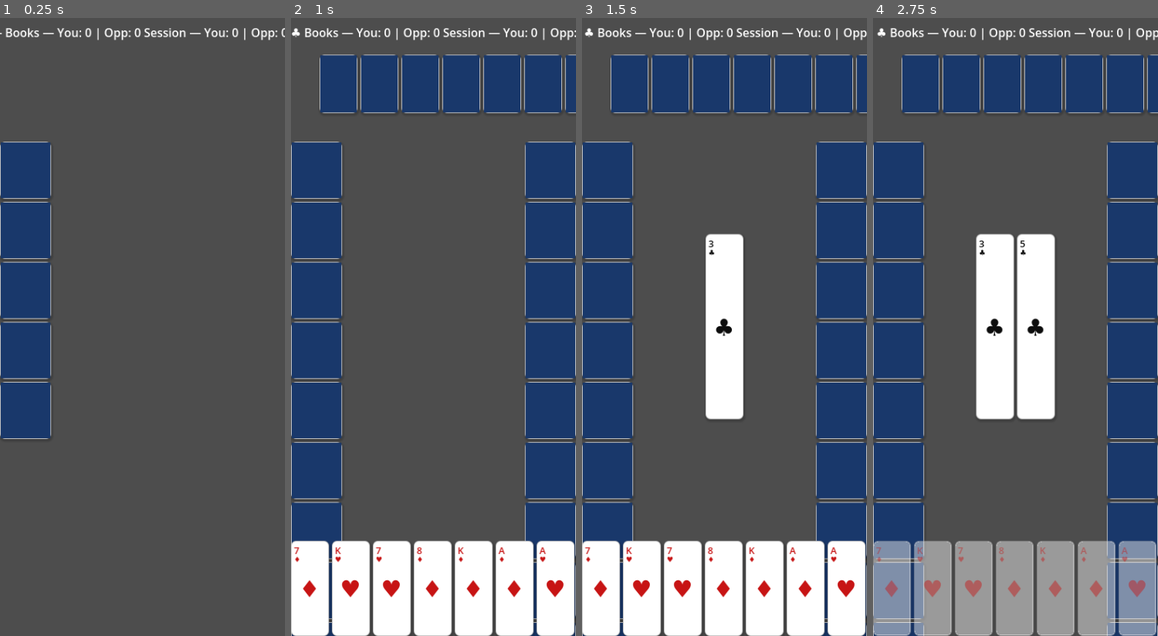
Above: before the commit, frames 1-4 (left to right).
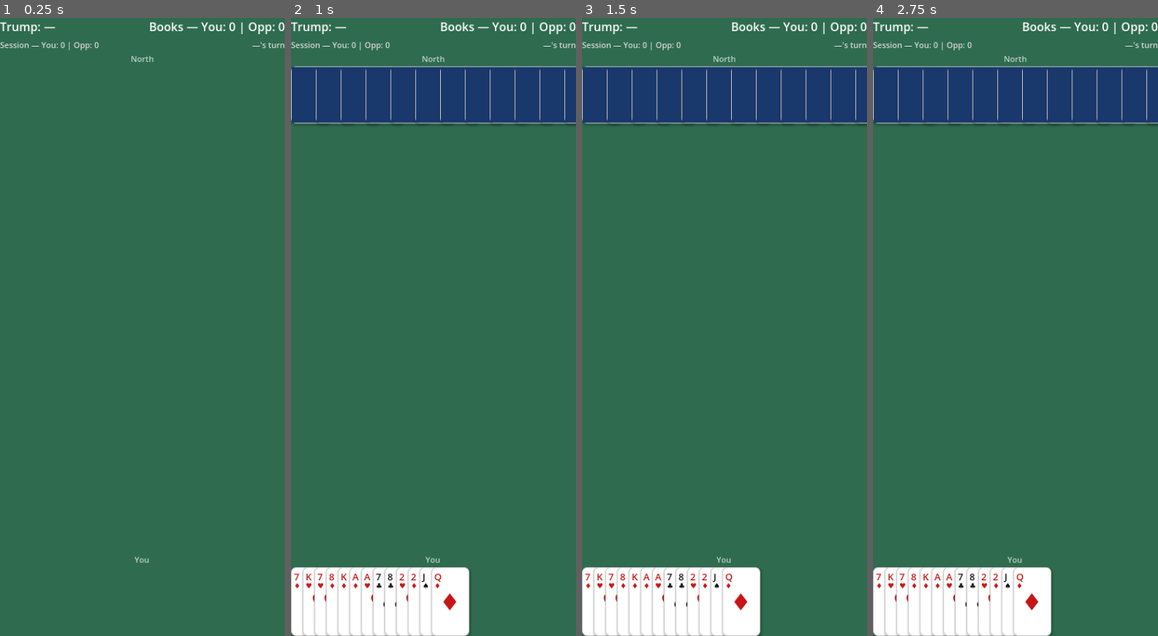
Above: after the commit, the same moments.

Repository: randyramsaywack/trump-mobile-card-game
Game: Godot game, scene res://scenes/game_table.tscn
Same seed, same stepped clock (60 frames per second), same inputs: the game is played once before the commit and once after it. The project has no main scene, so this scene is started directly.
Inputs (mouse positions are in pixels of both pictures, inside the frame that each line leads up to):
- Up to frame 1 (0.25 s): no input
- Up to frame 2 (1 s): tap Enter at 0.5 s; move the mouse to (316, 172) at 0.52 s; click (316, 172) at 0.67 s
- Up to frame 3 (1.5 s): tap Space at 1.25 s; move the mouse to (630, 85) at 1.27 s; click (630, 85) at 1.42 s
- Up to frame 4 (2.75 s): tap Enter at 2 s; move the mouse to (961, 85) at 2.02 s; click (961, 85) at 2.17 s

The runs differ from the first frame. In frame 1, 100% of the frame differs, in the area x 0-100%, y 0-100%; in frame 2, 89%; in frame 3, 89%; in frame 4, 94%.
Error after the commit: Attempt to call function 'get_children' in base 'null instance' on a null instance. (res://scripts/ui/game_table_ui.gd:156)

Commit message:
feat: rewrite game_table scene — 2-row HUD, fan hands, compass trick area
Co-Authored-By: Claude Sonnet 4.6 <noreply@anthropic.com>

Diff:
--- a/scenes/game_table.tscn
+++ b/scenes/game_table.tscn
@@ -8,72 +8,164 @@
 anchor_right = 1.0
 anchor_bottom = 1.0
 
-[node name="HUD" type="HBoxContainer" parent="."]
-anchors_preset = -1
+[node name="Background" type="ColorRect" parent="."]
+anchors_preset = 15
+anchor_right = 1.0
+anchor_bottom = 1.0
+color = Color(0.18, 0.42, 0.31, 1)
+
+[node name="HUD" type="VBoxContainer" parent="."]
 anchor_left = 0.0
 anchor_top = 0.0
 anchor_right = 1.0
-offset_bottom = 40.0
-grow_horizontal = 2
+anchor_bottom = 0.0
+offset_bottom = 48.0
 grow_vertical = 1
 
-[node name="TrumpLabel" type="Label" parent="HUD"]
+[node name="HUDRow1" type="HBoxContainer" parent="HUD"]
+layout_mode = 2
+size_flags_vertical = 3
+
+[node name="TrumpLabel" type="Label" parent="HUD/HUDRow1"]
 layout_mode = 2
 size_flags_horizontal = 3
 text = "Trump: —"
+theme_override_colors/font_color = Color(1, 1, 1, 1)
 
-[node name="BooksLabel" type="Label" parent="HUD"]
+[node name="BooksLabel" type="Label" parent="HUD/HUDRow1"]
 layout_mode = 2
 size_flags_horizontal = 3
 text = "Books — You: 0 | Opp: 0"
+horizontal_alignment = 2
+theme_override_colors/font_color = Color(1, 1, 1, 1)
 
-[node name="SessionLabel" type="Label" parent="HUD"]
+[node name="HUDRow2" type="HBoxContainer" parent="HUD"]
+layout_mode = 2
+size_flags_vertical = 3
+
+[node name="SessionLabel" type="Label" parent="HUD/HUDRow2"]
 layout_mode = 2
 size_flags_horizontal = 3
 text = "Session — You: 0 | Opp: 0"
+theme_override_colors/font_color = Color(0.85, 0.85, 0.85, 1)
+theme_override_font_sizes/font_size = 11
 
-[node name="TurnLabel" type="Label" parent="HUD"]
+[node name="TurnLabel" type="Label" parent="HUD/HUDRow2"]
 layout_mode = 2
 size_flags_horizontal = 3
 text = "—'s turn"
+horizontal_alignment = 2
+theme_override_colors/font_color = Color(0.85, 0.85, 0.85, 1)
+theme_override_font_sizes/font_size = 11
+
+[node name="TimerLabel" type="Label" parent="HUD/HUDRow2"]
+layout_mode = 2
+text = ""
+theme_override_font_sizes/font_size = 11
+visible = false
+
+[node name="NorthName" type="Label" parent="."]
+anchor_left = 0.0
+anchor_top = 0.0
+anchor_right = 1.0
+anchor_bottom = 0.0
+offset_top = 48.0
+offset_bottom = 66.0
+text = "North"
+horizontal_alignment = 1
+theme_override_colors/font_color = Color(1, 1, 1, 0.7)
+theme_override_font_sizes/font_size = 11
 
 [node name="TopHand" type="HBoxContainer" parent="."]
-anchors_preset = -1
-anchor_left = 0.1
+anchor_left = 0.0
 anchor_top = 0.0
-anchor_right = 0.9
-offset_top = 50.0
-offset_bottom = 130.0
+anchor_right = 1.0
+anchor_bottom = 0.0
+offset_top = 66.0
+offset_bottom = 112.0
+theme_override_constants/separation = -18
 
-[node name="LeftHand" type="VBoxContainer" parent="."]
-anchors_preset = -1
+[node name="MidRow" type="HBoxContainer" parent="."]
 anchor_left = 0.0
-anchor_top = 0.2
+anchor_top = 0.0
+anchor_right = 1.0
+anchor_bottom = 1.0
+offset_top = 112.0
+offset_bottom = -112.0
+
+[node name="LeftHand" type="VBoxContainer" parent="MidRow"]
+layout_mode = 2
+custom_minimum_size = Vector2(26, 0)
+size_flags_vertical = 3
+theme_override_constants/separation = -28
+
+[node name="TrickArea" type="Control" parent="MidRow"]
+layout_mode = 2
+size_flags_horizontal = 3
+size_flags_vertical = 3
+
+[node name="NorthSlot" type="Control" parent="MidRow/TrickArea"]
+anchor_left = 0.5
+anchor_top = 0.0
+anchor_right = 0.5
+anchor_bottom = 0.0
+offset_left = -26.0
+offset_top = 4.0
+offset_right = 26.0
+offset_bottom = 82.0
+
+[node name="WestSlot" type="Control" parent="MidRow/TrickArea"]
+anchor_left = 0.0
+anchor_top = 0.5
 anchor_right = 0.0
-anchor_bottom = 0.8
-offset_right = 70.0
+anchor_bottom = 0.5
+offset_left = 4.0
+offset_top = -39.0
+offset_right = 56.0
+offset_bottom = 39.0
 
-[node name="RightHand" type="VBoxContainer" parent="."]
-anchors_preset = -1
+[node name="EastSlot" type="Control" parent="MidRow/TrickArea"]
 anchor_left = 1.0
-anchor_top = 0.2
+anchor_top = 0.5
 anchor_right = 1.0
-anchor_bottom = 0.8
-offset_left = -70.0
+anchor_bottom = 0.5
+offset_left = -56.0
+offset_top = -39.0
+offset_right = -4.0
+offset_bottom = 39.0
 
-[node name="TrickArea" type="HBoxContainer" parent="."]
-anchors_preset = -1
-anchor_left = 0.2
-anchor_top = 0.35
-anchor_right = 0.8
-anchor_bottom = 0.65
-alignment = 1
+[node name="SouthSlot" type="Control" parent="MidRow/TrickArea"]
+anchor_left = 0.5
+anchor_top = 1.0
+anchor_right = 0.5
+anchor_bottom = 1.0
+offset_left = -26.0
+offset_top = -82.0
+offset_right = 26.0
+offset_bottom = -4.0
 
-[node name="BottomHand" type="HBoxContainer" parent="."]
-anchors_preset = -1
+[node name="RightHand" type="VBoxContainer" parent="MidRow"]
+layout_mode = 2
+custom_minimum_size = Vector2(26, 0)
+size_flags_vertical = 3
+theme_override_constants/separation = -28
+
+[node name="SouthName" type="Label" parent="."]
 anchor_left = 0.0
 anchor_top = 1.0
 anchor_right = 1.0
 anchor_bottom = 1.0
-offset_top = -130.0
-alignment = 1
+offset_top = -112.0
+offset_bottom = -94.0
+text = "You"
+horizontal_alignment = 1
+theme_override_colors/font_color = Color(1, 1, 1, 0.7)
+theme_override_font_sizes/font_size = 11
+
+[node name="BottomHand" type="HBoxContainer" parent="."]
+anchor_left = 0.0
+anchor_top = 1.0
+anchor_right = 1.0
+anchor_bottom = 1.0
+offset_top = -94.0
+theme_override_constants/separation = -36
